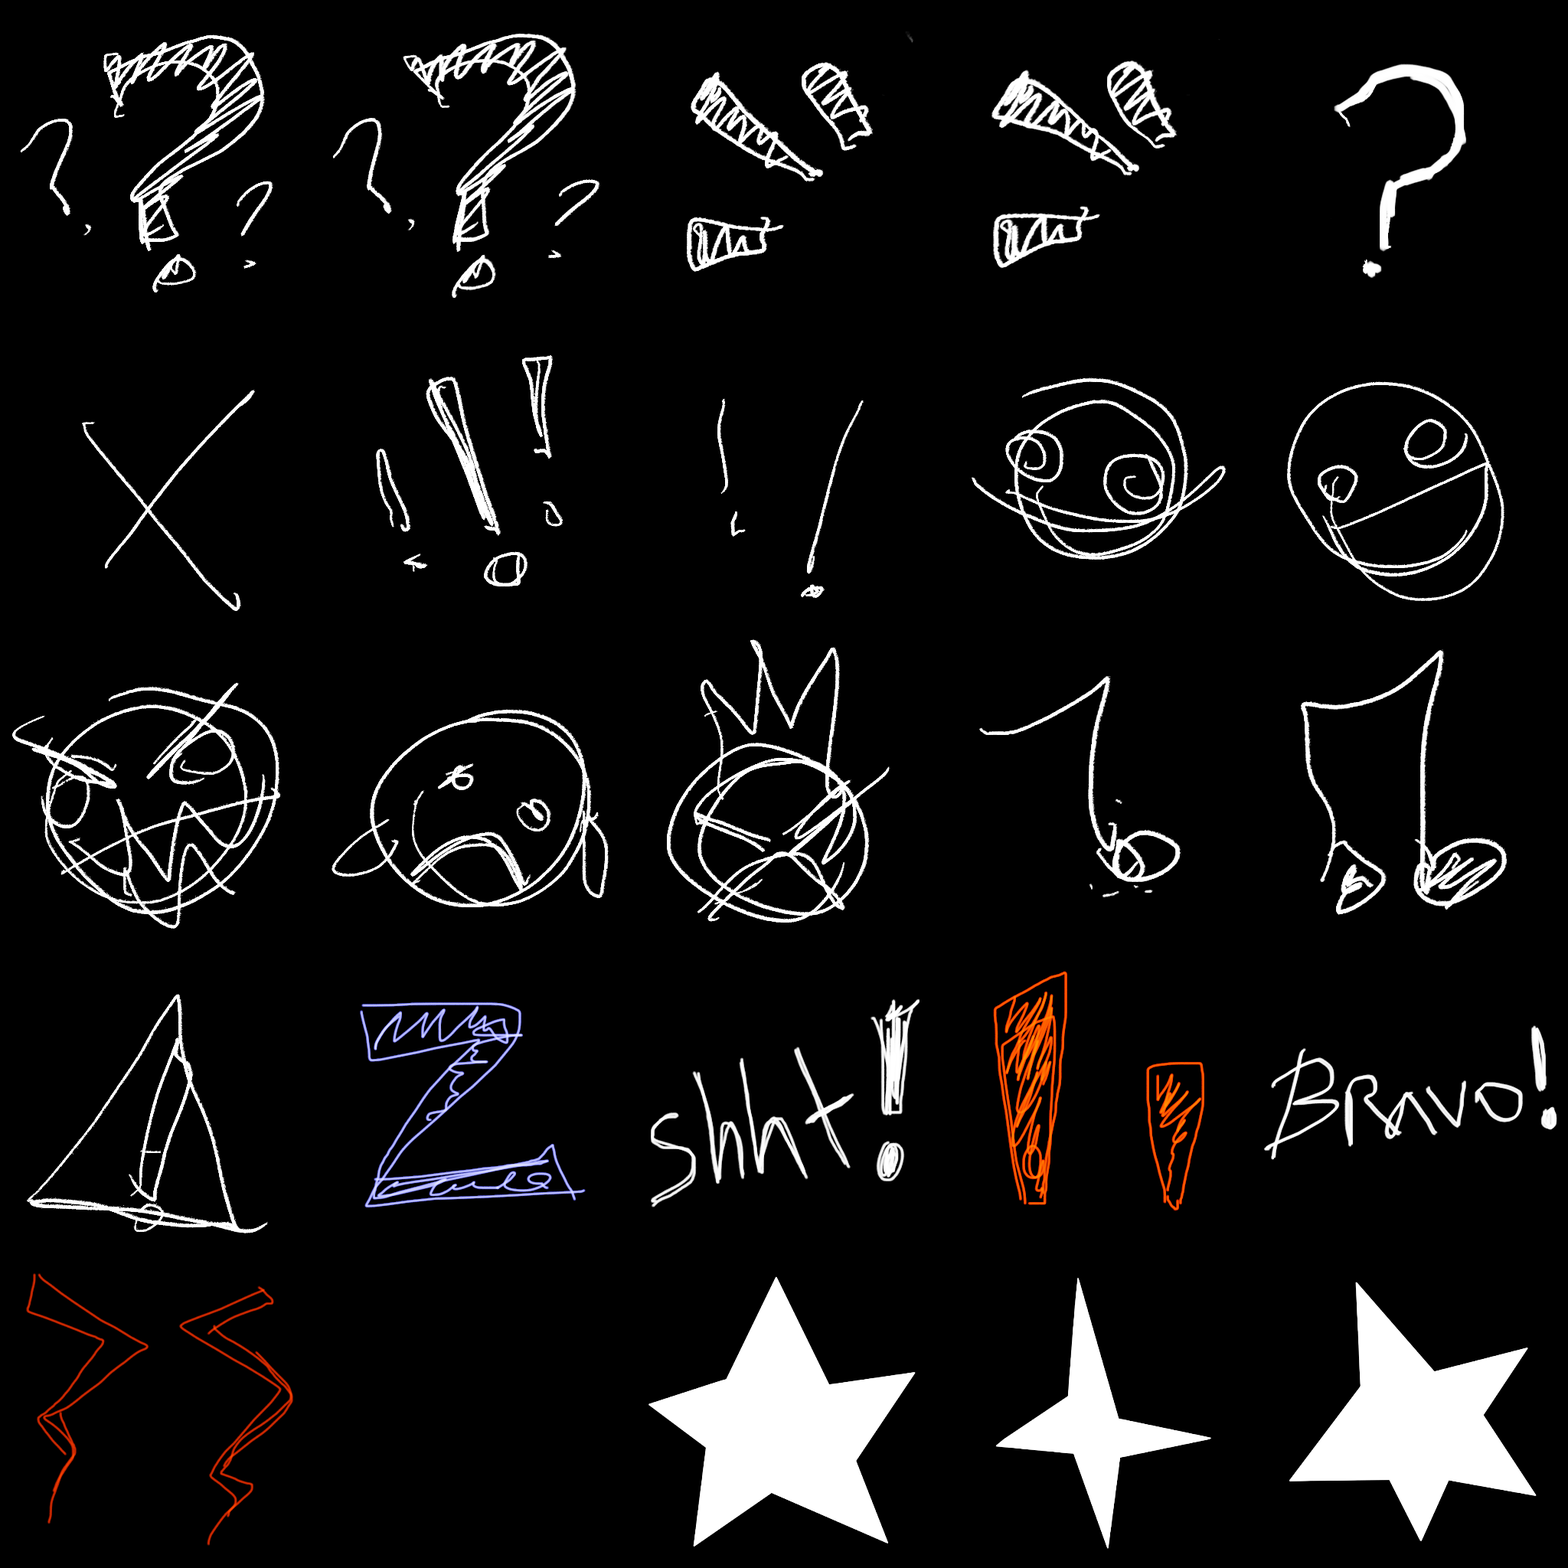
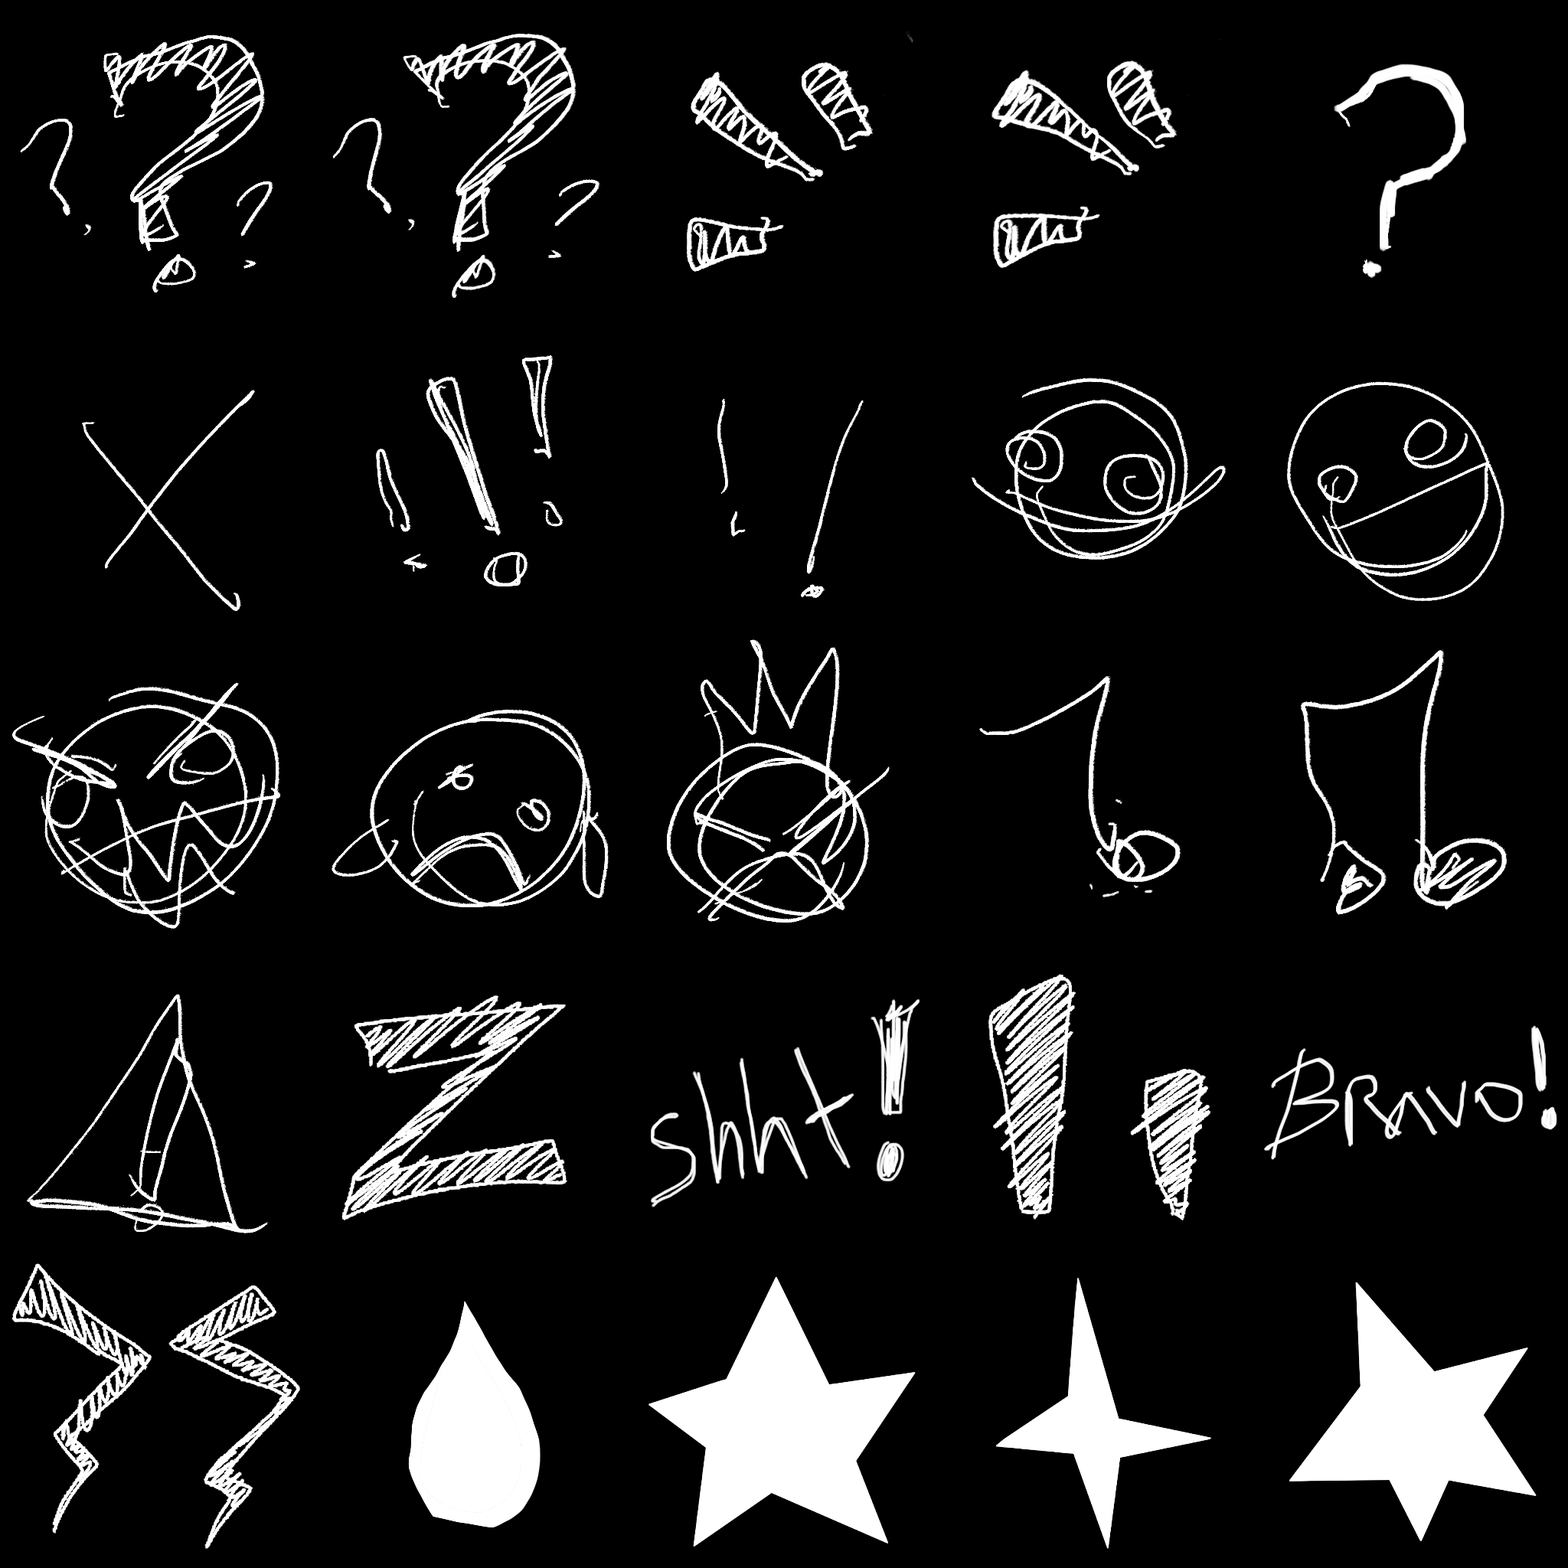
Before/after of a 1568 x 1568 layered artwork. What changed in the layer stack:
removed group "Sketches" (2 layers) over [26, 970, 1205, 1546]
added layer "Calque 1" above "Layer 9" over [408, 1300, 541, 1529]
renamed "Layer 4" to "Layer 9", moved it out of group "Sketches", painted on it over [12, 970, 1211, 1550]
removed layer "Layer 7" from group "Sketches" over [26, 1273, 294, 1546]